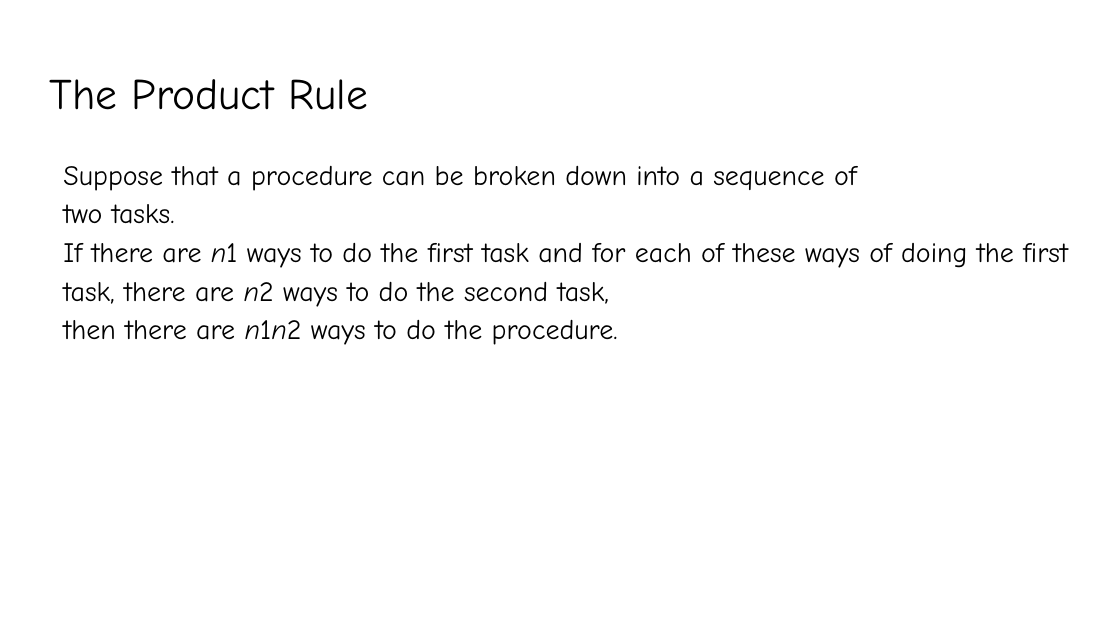
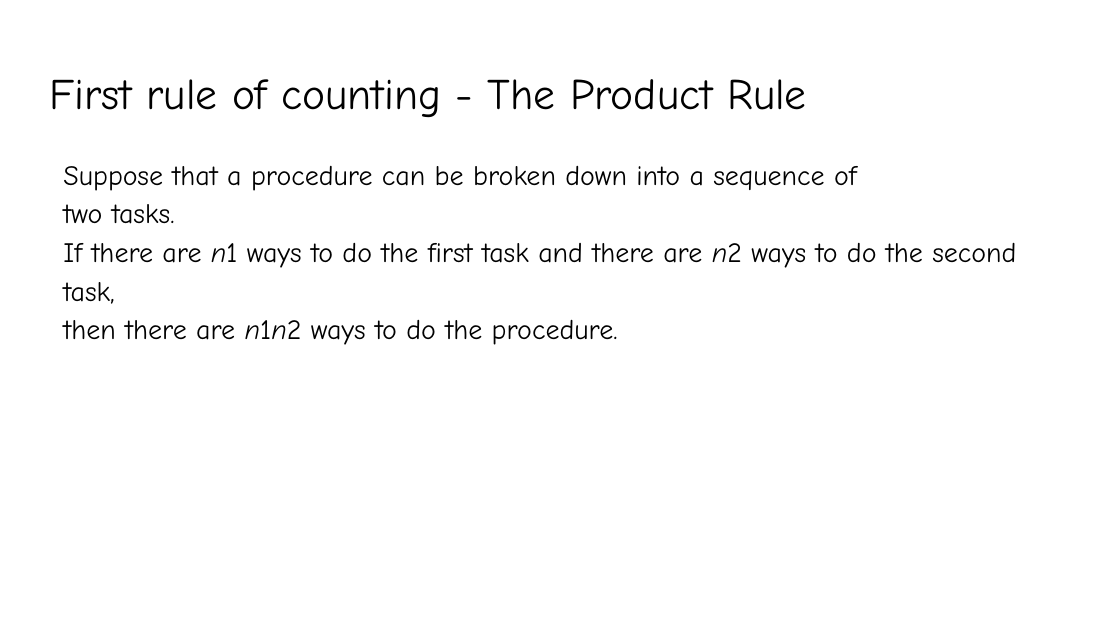
Before and after one commit to YeasirRayhanPrince/yeasirrayhanprince.github.io, a slide deck: slide 2 of cse106/slides/Lecture7.pptx. Drawn at 1120x630 pixels with LibreOffice and Linux fonts; fonts in the diff are those of the drawing. Boxes give left, top, right and bottom in pixels: in the first picture for what was removed or moved away, otherwise in the second. Text is boxed around its words. In the diff, an @@ line names an element or a change of style, - is before the commit and + after.

Commit message:
added_counting

```diff
--- a/cse106/slides/Lecture7.pptx
+++ b/cse106/slides/Lecture7.pptx
@@ title at (x1=49, y1=79, x2=807, y2=118): text changed @@
-The Product Rule
+First rule of counting - The Product Rule
@@ text at (x1=63, y1=204, x2=1016, y2=345): text changed @@
-two tasks.
-If there are n1 ways to do the first task and for each of these ways of doing the first task, there are n2 ways to do the second task,
-then there are n1n2 ways to do the procedure.
+two tasks.
+If there are n1 ways to do the first task and there are n2 ways to do the second task,
+then there are n1n2 ways to do the procedure.
```
Also in this commit, not shown: 5 other slides changed, 6 slides added, 7 slides removed.
